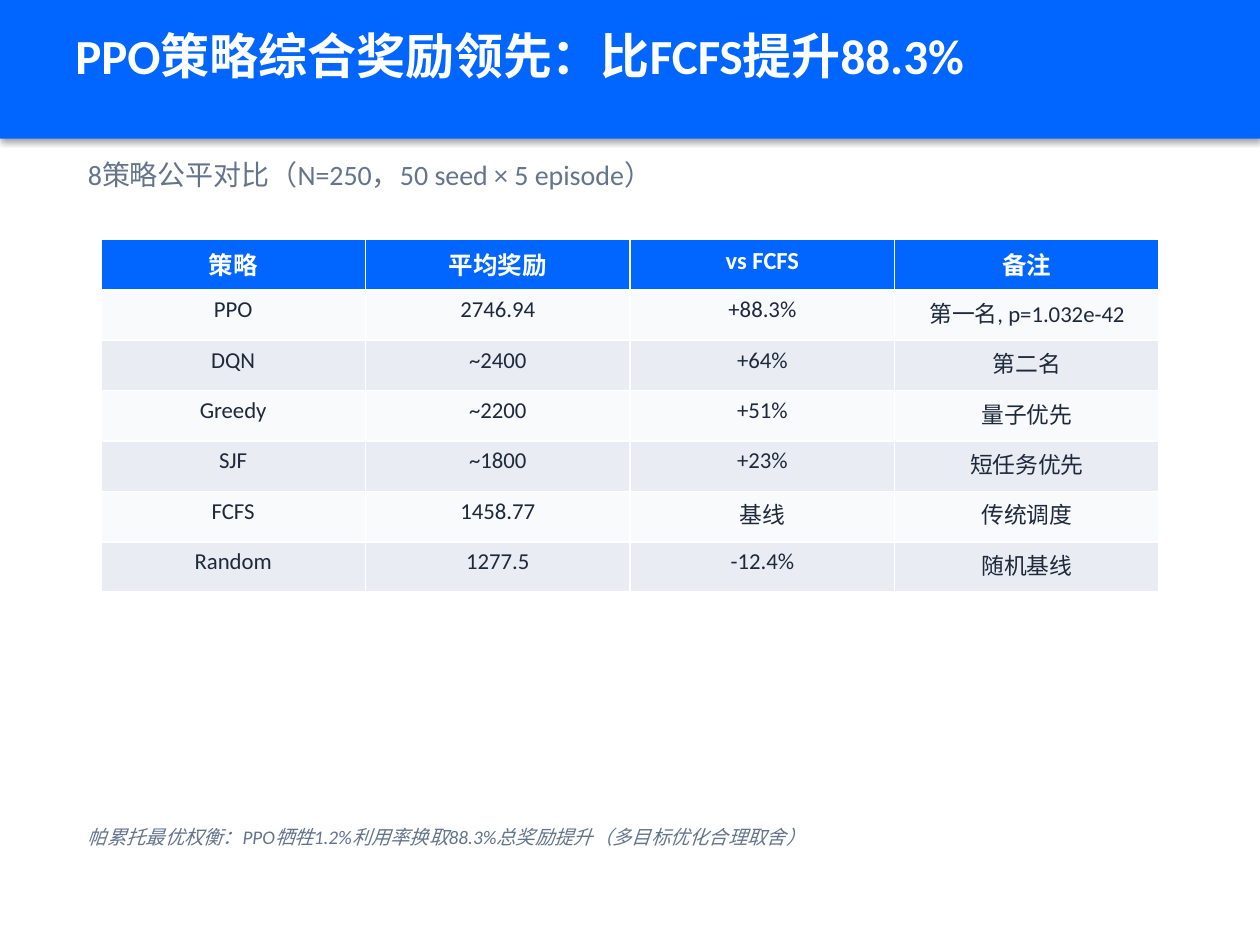
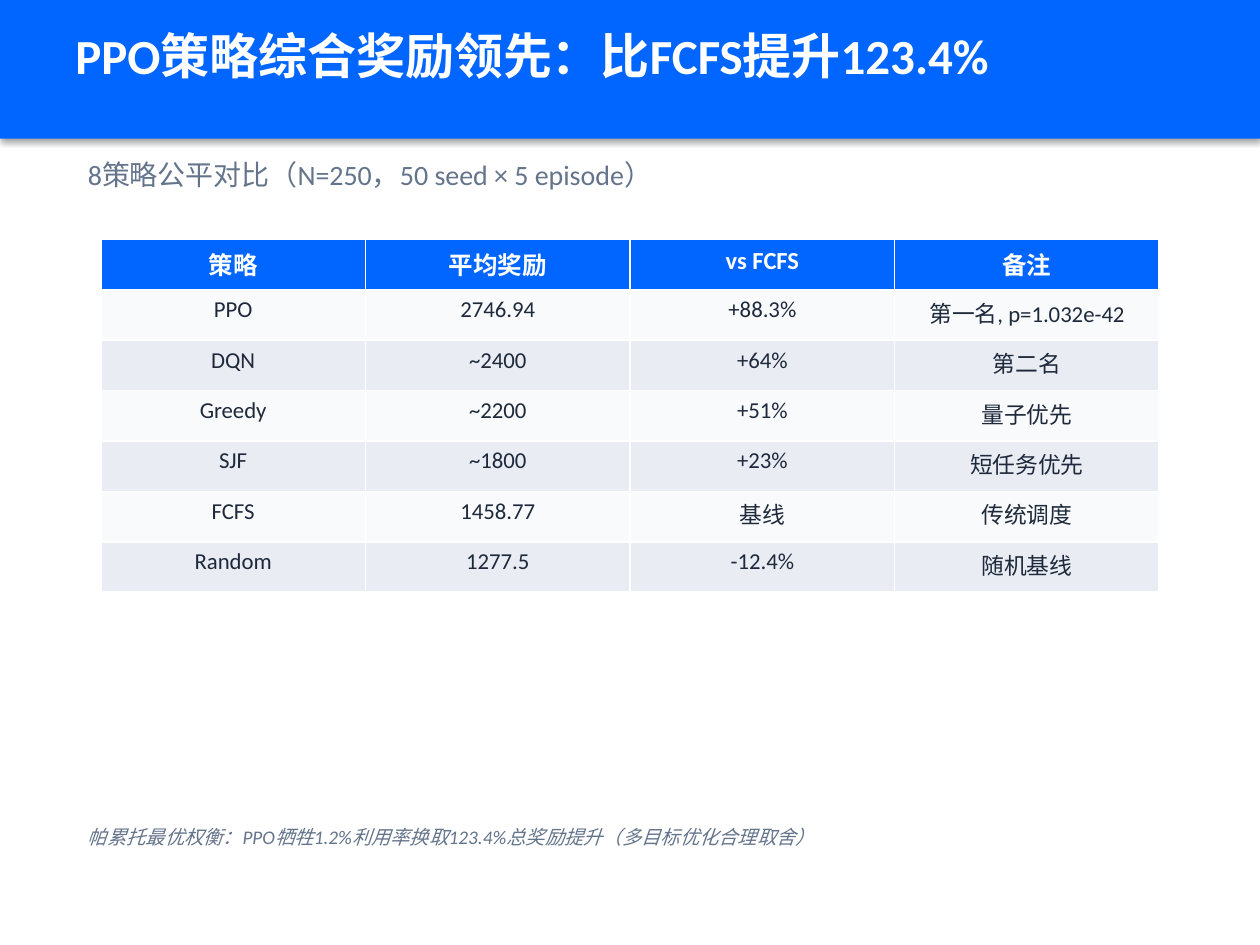
Before and after one commit to xiabai2008/quantum-rl-scheduler, a slide deck: slide 5 of deliverable_models/答辩PPT.pptx. Drawn at 1260x945 pixels with LibreOffice and Linux fonts; fonts in the diff are those of the drawing. Boxes give left, top, right and bottom in pixels: in the first picture for what was removed or moved away, otherwise in the second. Text is boxed around its words. In the diff, an @@ line names an element or a change of style, - is before the commit and + after.

```diff
--- a/deliverable_models/答辩PPT.pptx
+++ b/deliverable_models/答辩PPT.pptx
@@ text at [75,33,988,79]: text changed @@
-PPO策略综合奖励领先：比FCFS提升88.3%
+PPO策略综合奖励领先：比FCFS提升123.4%
@@ text at [88,827,815,846]: text changed @@
-帕累托最优权衡：PPO牺牲1.2%利用率换取88.3%总奖励提升（多目标优化合理取舍）
+帕累托最优权衡：PPO牺牲1.2%利用率换取123.4%总奖励提升（多目标优化合理取舍）
```
Also in this commit, not shown: 4 other slides changed, 42 other files.
